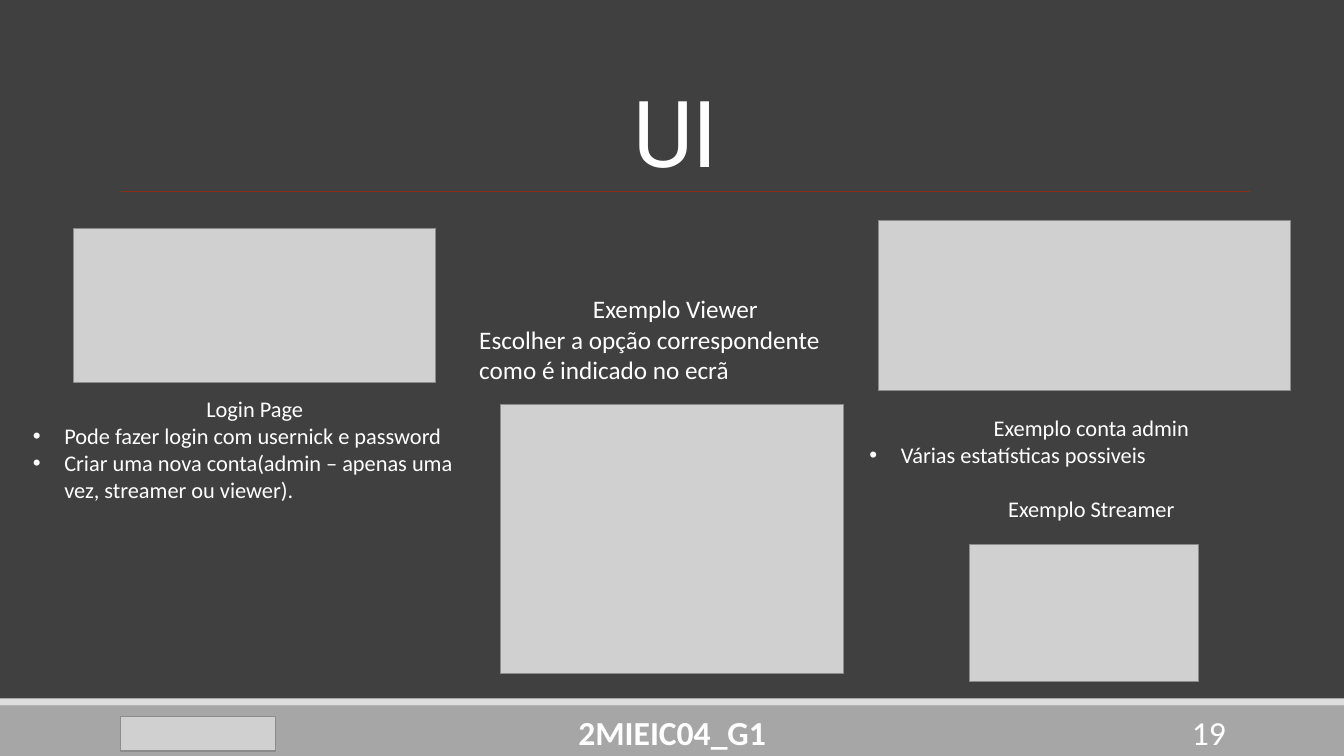
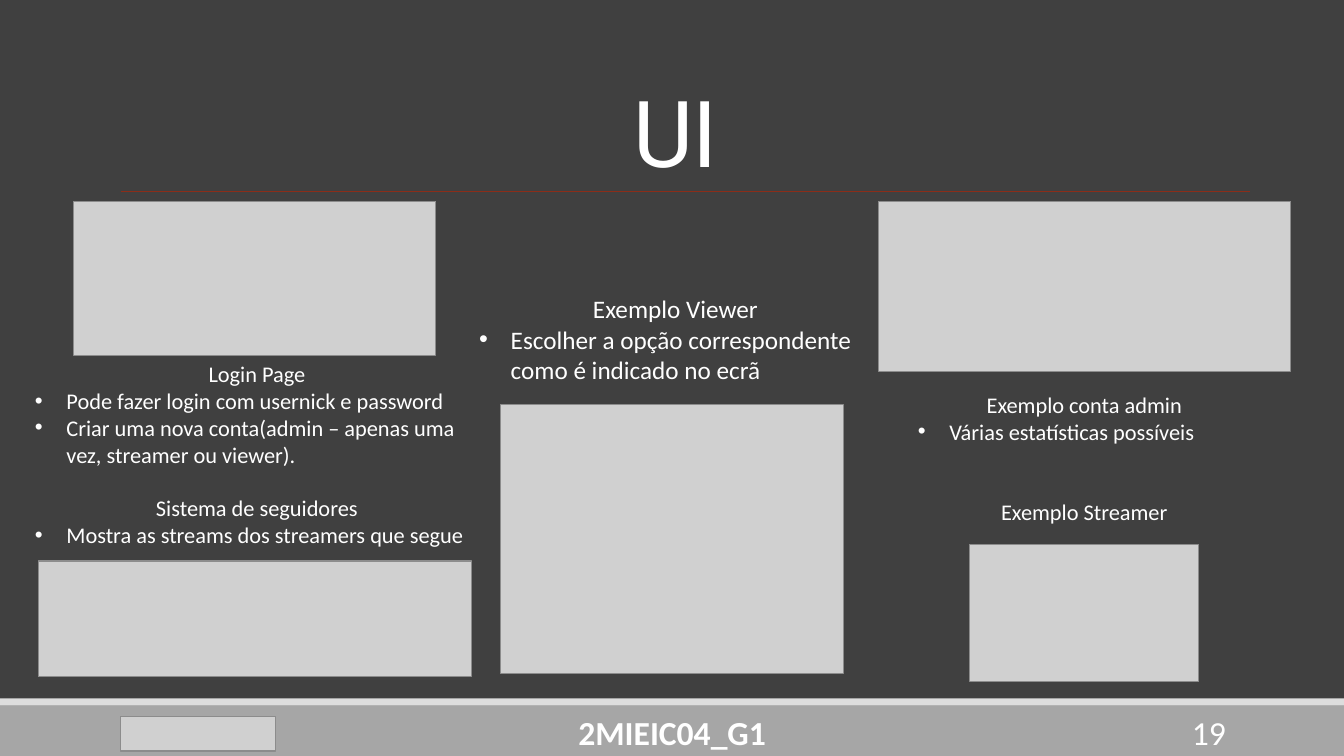
Before and after one commit to DoStini/FEUP-AEDA-proj, a slide deck: slide 19 of StreamZ_Apresentation4.pptx. Drawn at 1344x756 pixels with LibreOffice and Linux fonts; fonts in the diff are those of the drawing; grey boxes stand for pictures. Boxes give left, top, right and bottom in pixels: in the first picture for what was removed or moved away, otherwise in the second. Text is boxed around its words. In the diff, an @@ line names an element or a change of style, - is before the commit and + after.

Commit message:
Presentation polishing

```diff
--- a/StreamZ_Apresentation4.pptx
+++ b/StreamZ_Apresentation4.pptx
@@ picture: place and size @@
-picture at [74,229,437,383]
+picture at [74,202,437,356]
@@ picture: place and size @@
-picture at [878,221,1291,391]
+picture at [878,202,1291,372]
@@ text "Login Page": place and size @@
-text "Login Page" at [64,401,452,501]
+text "Login Page" at [66,366,463,547]
@@ text at [511,331,851,379]: bullet none to • @@
@@ text "Exemplo conta admin": place and size @@
-text "Exemplo conta admin" at [901,420,1189,521]
+text "Exemplo conta admin" at [949,397,1194,524]
@@ text at [949,424,1194,444]: text changed @@
-• Várias estatísticas possiveis
+• Várias estatísticas possíveis
@@ text at [66,500,463,547]: paragraphs added @@
+Sistema de seguidores
+• Mostra as streams dos streamers que segue
@@ picture added at [38,562,472,678] @@
```
